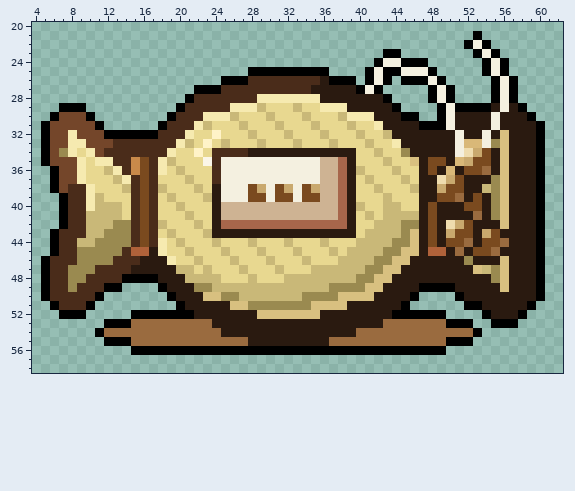
Pixel-art file: aseprite-source/img-redraw-full/aseprite/ph/natto.aseprite. That is the earlier state.
64x64 pixels, 1 frame. Colours within 5 levels of each other are drawn and written as one. Shown: x 4..62, y 20..58.
And afterwards:
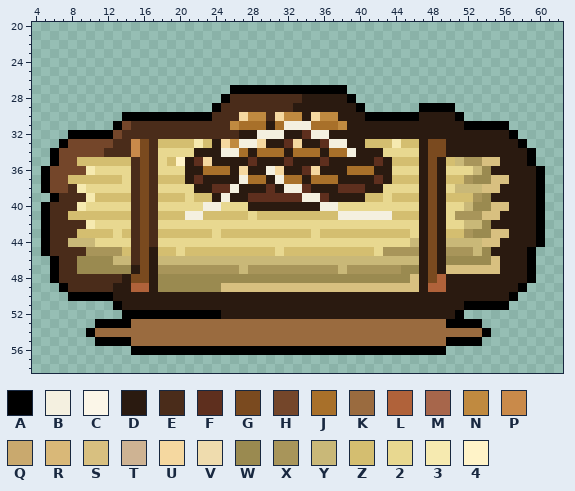
Palette (. is transparent): A #000000  B #f4f0e0  C #fbf6e8  D #2a1a10  E #4a2c1a  F #5e2f1e  G #7a4a1f  H #74462a  J #a8702a  K #9a6b3f  L #b0623a  M #a7664b  N #c08a40  P #c98a4a  Q #c9a96e  R #d9b878  S #d8c080  T #ceb393  U #f5d8a0  V #efdcae  W #9a8a50  X #a8955a  Y #c9b878  Z #d4be70  2 #e8d890  3 #f6eab0  4 #fff3c8
What changed:
Changed rows in their new state; - is an unchanged pixel.
first column x 5:
21 ------------------------------------------------.-------
22 -----------------------------------------------...------
23 --------------------------------------..--------...-----
24 -------------------------------------......------...----
25 -----------------------.........----........-----...----
26 --------------------...............-...-.....-----...---
27 -----------------....AAAAAAAAAAAAA....-----...----...---
28 ----------------....A---EEEEEDD---A....----...----...---
29 --...----------....A-EEEEEEEDDDDDD-A....--AA-A........--
30 -.....---AAAAA-AAAAEEEUNNEUNNDUNNDDDAAAA--DDDDA........-
31 .......-AHEEEE---EEEENJJJDJBBBJJJNDDDD----DDDD-AAAAA....
32 ...AAAA-HEEEE---EEEEEEDDBBBDDFBBDDDDDDD-------D--D-DA...
33 ..AHH-----PG-ZZZZ3ZDUNBBUDDFUDDFBBDDZZZ-ZZ-GG-DDDDDD-A..
34 .AHHHH----PG-22--DDDBBJ-JJJ-JJJ-JJBDDD--22-GG-DDDD-D--A.
35 .A--ZZZZZZE--2Z4DFUDDDDFDDDFDDDFDD-DDFDZZZ--DZYXXSSD--A.
36 AH--H3-222E--2-2DDJJJDUDD-UDDFUDDDJJJDD2-----222YW-D----
37 AH-ZZZZZZ2---ZZZDFDDDD-JJD-JJDJJJD-DDFDZZZ-GDZZXWWS-----
38 AH--32---2---2---DDFF-DDDFDB-FDDDFFFDD---2-GD2YYYSSD----
39 -AE---ZZZZ---ZZZ-ZZ--DDFFFFFFBBFDD-DZZ2ZZZ-GDZZZXWDD----
40 AEE-32222------2--BB222DDDDDDDDBB222--22-----22YWWS-----
41 AEEZZZZZZZ---ZZZBBZZZZZ2ZZZZZZZZZBBBBBBZZZ---2XXXSSD----
42 AEE--32222---2---2-2222222222222222--22222---22YYW-D----
43 AE--ZZZZ2Z---ZZZZZZ2ZZZZZZZZZZ2ZZZZZZZZZZ2---ZZXWWSS----
44 AE-Y--2222---2-2---2---2---2---2---222222Y---YYYYSSD----
45 AE--EXXXXZEG-ZZ-ZZZZZZZZZZ-ZZZZZZZZZZ2XXXX-GDXXXYWD---A.
46 .A------YY-G-YYYY-YYY-YYY-YYY-YYY----YYYYY-G-WW-WWSD--A.
47 .A-E--WWWW-G-XXXXXXXXX-XXXXXXXXXX-XXXXXXWW-G-SSS-SSD--A.
48 .A-EE----DGGDWWWWWWWWWWWWWWWWWWWWWW--WWWWS-GL-----DD--A.
49 ..AE---EDDLLDWWWW--WSSSSSSSSSSSSSSSS--SSSSDLLD-----D-A..
50 ...AAA-ADDDDDDD---DDDDDDDDDDDDDDDDDDD----DDDDDD-----A...
51 -.....--ADDDDDDD-----DDDDDDDDDDDDD------DDDDDDD--AAA...-
52 --...----A-------AAA----DDDDDDD--------DDDDDDDA--.....--
53 ------A------------KKKKKKKKKKKKKKKKKKK----------A-...---
54 -----AK-------------KKKKKKKKKKKKKKK-------------KA------
55 ------A----------------KKKKKKKKK----------------A-------
